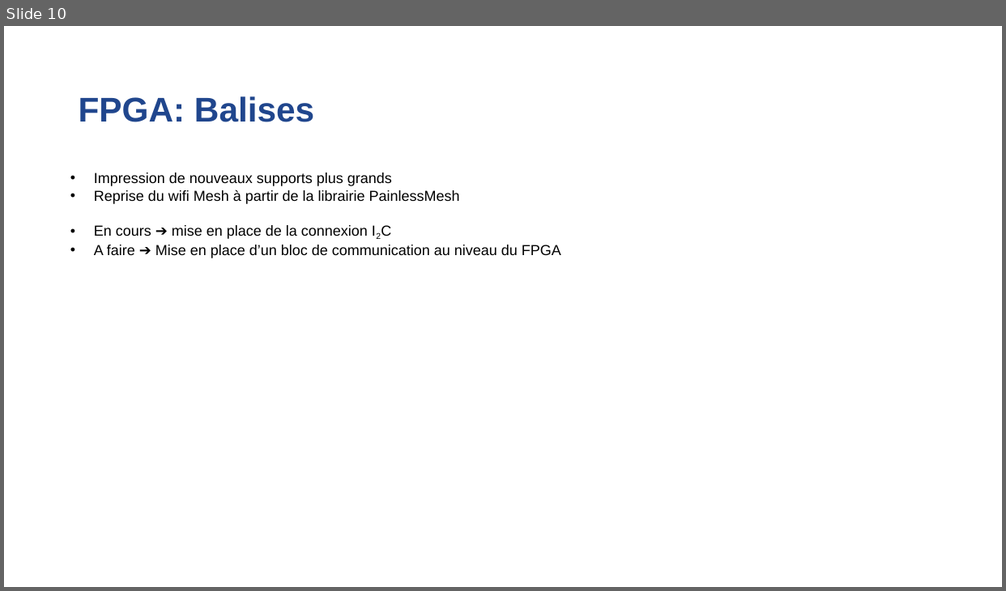
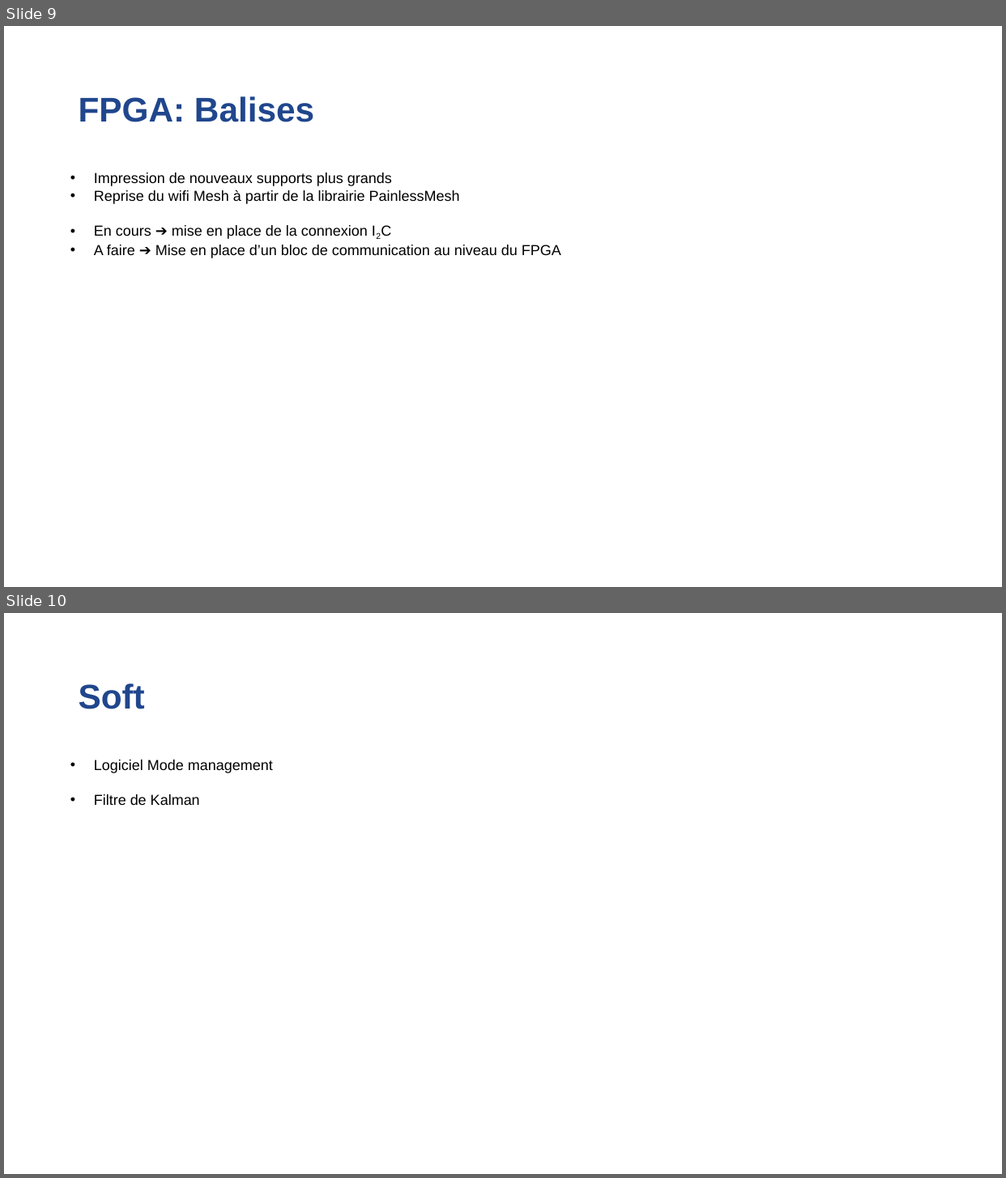
Before and after one commit to Laffargue-ElsysDesign/Robot_Surveillance_V3, a slide deck: GestionDeProjet/Reunions/Reunion_06_07_2022/Reunion_avancement_06_07_22.pptx. Shown one above the other, each under a label of ours: slide 10 before the commit, slides 9 and 10 after it. The pictures are 1006x591 and 1006x1178 pixels, drawn with LibreOffice and Linux fonts; fonts in the diff are those of the drawing; background and template pictures are left out. Boxes give left, top, right and bottom in pixels: in the first picture for what was removed or moved away, otherwise in the second. Text is boxed around its words. In the diff, an @@ line names an element or a change of style, - is before the commit and + after.

```diff
--- a/GestionDeProjet/Reunions/Reunion_06_07_2022/Reunion_avancement_06_07_22.pptx
+++ b/GestionDeProjet/Reunions/Reunion_06_07_2022/Reunion_avancement_06_07_22.pptx
@@ slide 10 added at [4,613,1002,1174], background #FFFFFF @@
@@ title added at [79,683,145,709], 33 pt, text #20468D, bold @@
+Soft
@@ text added at [94,760,273,805], 14 pt, text #000000 @@
+• Logiciel Mode management
+• Filtre de Kalman
@@ what was slide 10 is now slide 9 @@
```
Also in this commit, not shown: 6 slides removed.
